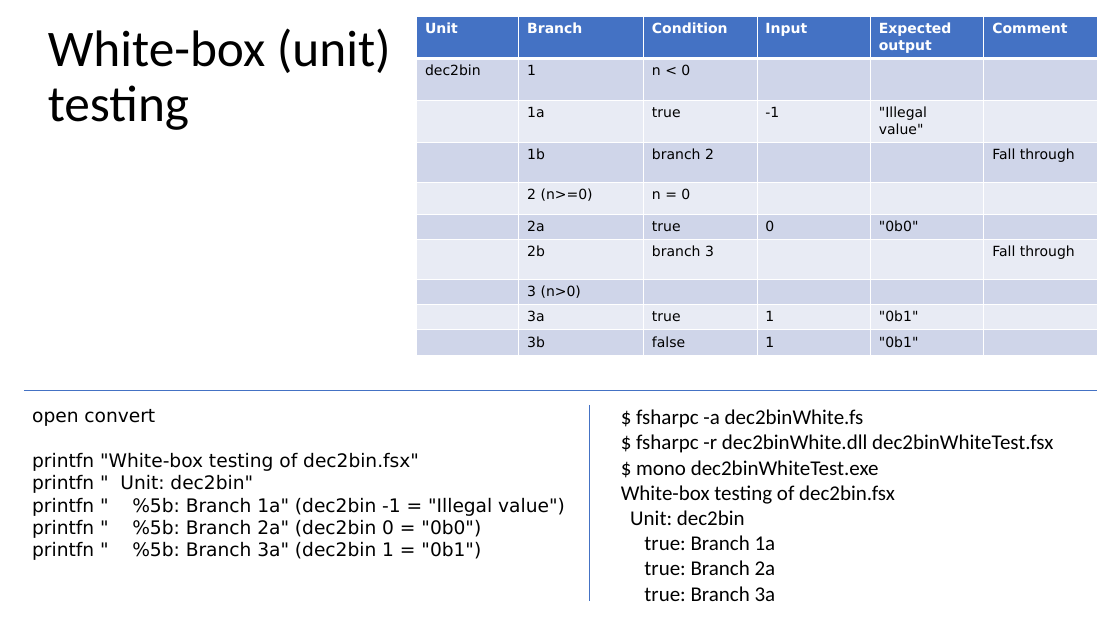
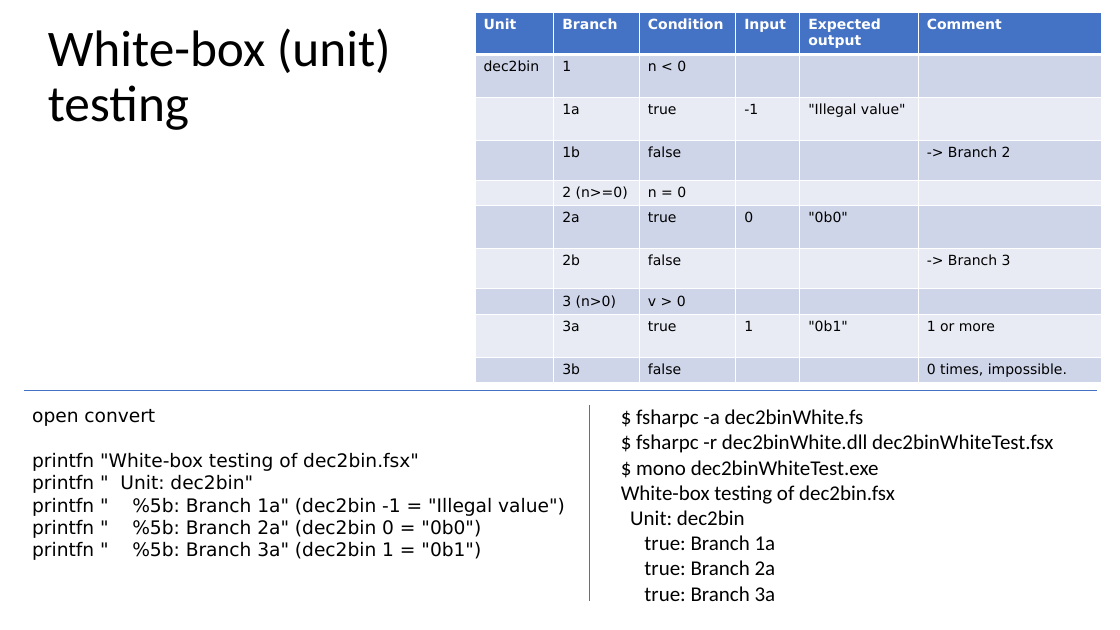
Before and after one commit to fisterloegsovs/pop22, a slide deck: slide 3 of lectures/4.2StackHeapRefsHigherOrderFctsTracing/lecture.pptx. Drawn at 1120x630 pixels with LibreOffice and Linux fonts; fonts in the diff are those of the drawing. Boxes give left, top, right and bottom in pixels: in the first picture for what was removed or moved away, otherwise in the second. Text is boxed around its words. In the diff, an @@ line names an element or a change of style, - is before the commit and + after.

```diff
--- a/lectures/4.2StackHeapRefsHigherOrderFctsTracing/lecture.pptx
+++ b/lectures/4.2StackHeapRefsHigherOrderFctsTracing/lecture.pptx
@@ table at [476, 12, 1102, 382] @@
-row 4, column 3: branch 2
+row 4, column 3: false
-row 4, column 6: Fall through
+row 4, column 6: -> Branch 2
-row 7, column 3: branch 3
+row 7, column 3: false
-row 7, column 6: Fall through
+row 7, column 6: -> Branch 3
-row 8, column 3: 
+row 8, column 3: v > 0
-row 9, column 6: 
+row 9, column 6: 1 or more
-row 10:  | 3b | false | 1 | "0b1" | 
+row 10:  | 3b | false |  |  | 0 times, impossible.
@@ table: place and size @@
-table at [417, 17, 1098, 355]
+table at [476, 12, 1102, 382]
```
Also in this commit, not shown: 14 other slides changed, 1 slide added, 2 slides removed, 14 other files.
